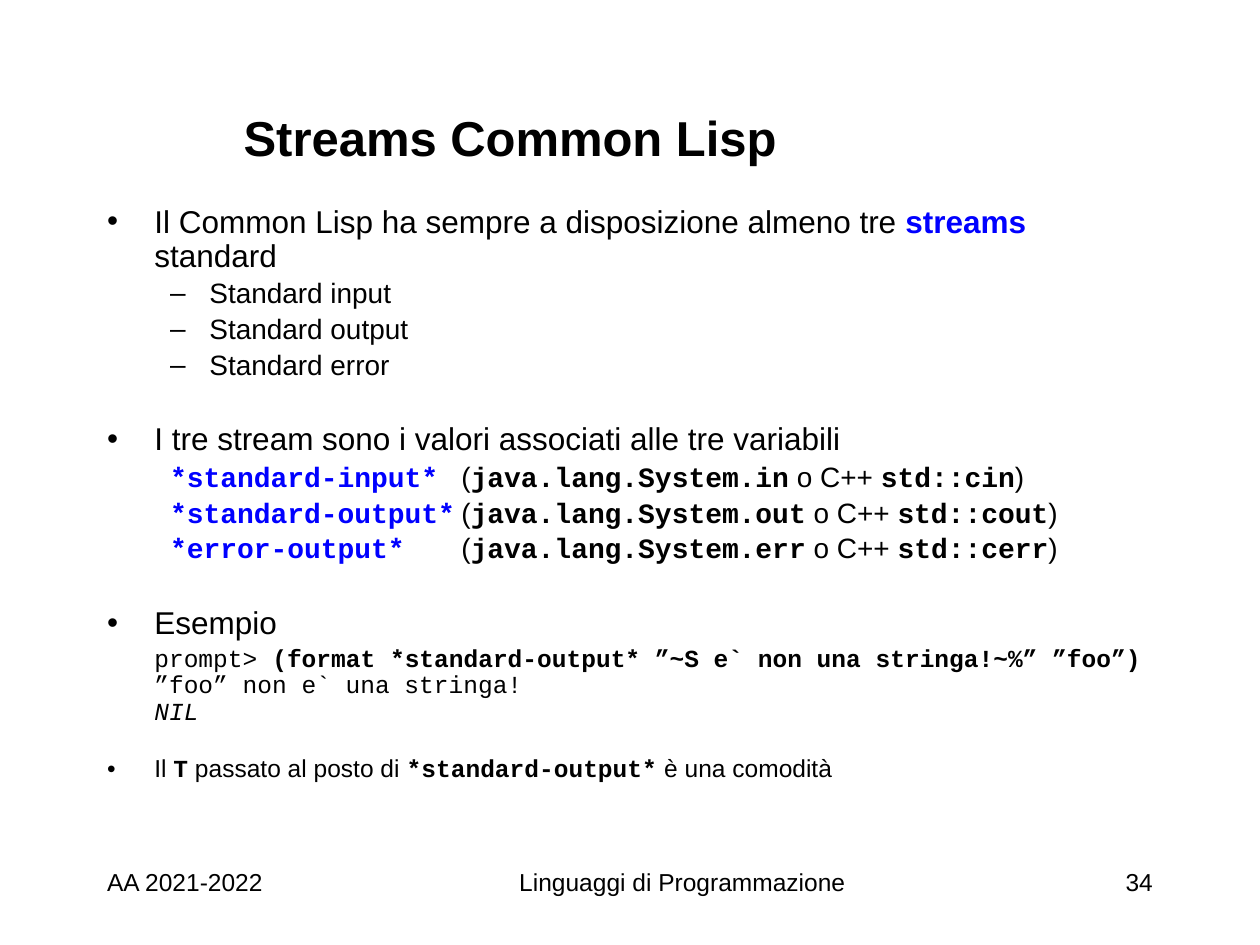
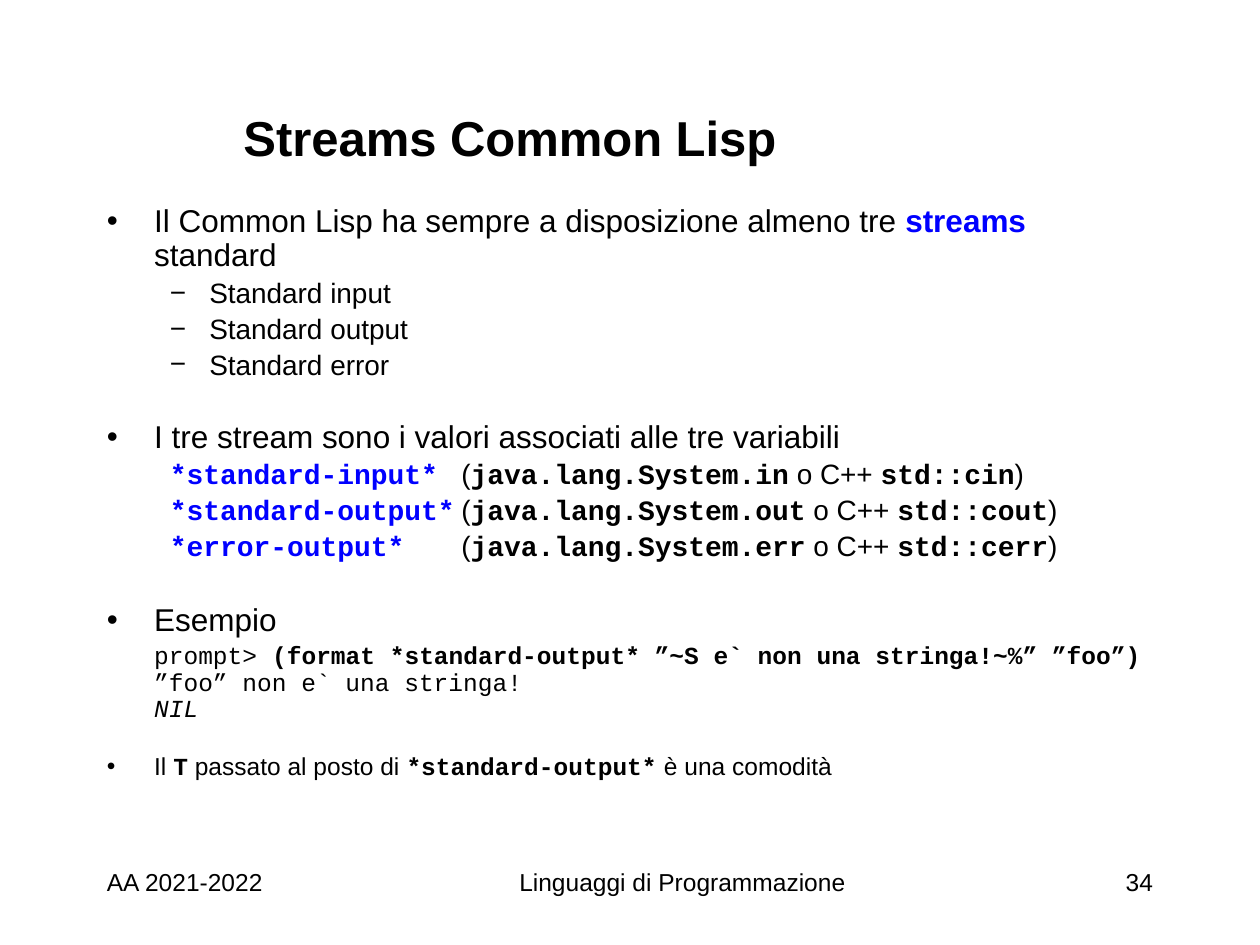
Before and after one commit to Ulerich/ProgrammiLP, a slide deck: slide 34 of SlideLP/LP 2021 4 Lisp e PF.ppsx. Drawn at 1260x945 pixels with LibreOffice and Linux fonts; fonts in the diff are those of the drawing; background and template pictures are left out. Boxes give left, top, right and bottom in pixels: in the first picture for what was removed or moved away, otherwise in the second. Text is boxed around its words. In the diff, an @@ line names an element or a change of style, - is before the commit and + after.

Commit message:
Aggiunte slide C, modifiche laboratorio, slide LISP

```diff
--- a/SlideLP/LP 2021 4 Lisp e PF.ppsx
+++ b/SlideLP/LP 2021 4 Lisp e PF.ppsx
@@ text "Il Common Lisp ha sempre ..." at (x1=154, y1=209, x2=1140, y2=780): bullet – to −; list level 2 to 1 in "*standard-input* (java.lang.System.in o C++ std::cin)"; list level 2 to 1 in "*standard-output* (java.lang.System.out o C++ std::cout)"; list level 2 to 1 in "*error-output* (java.lang.System.err o C++ std::cerr)" @@
```
Also in this commit, not shown: 10 other slides changed, 20 other files.
